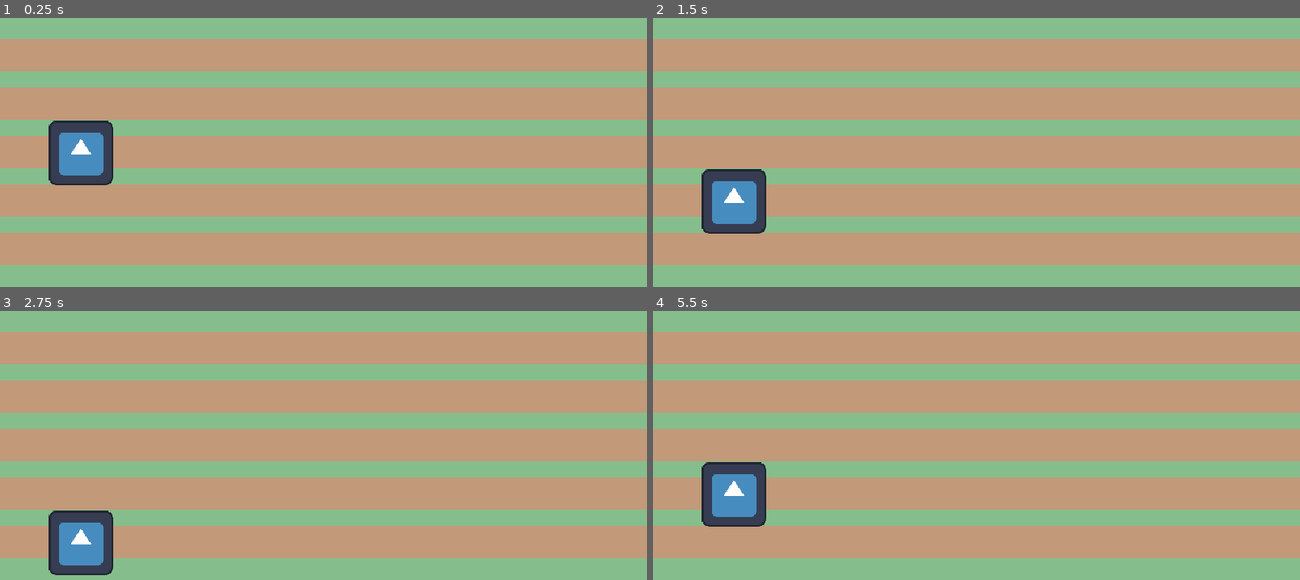
Above: before the commit, frames 1-4 (two rows, left to right).
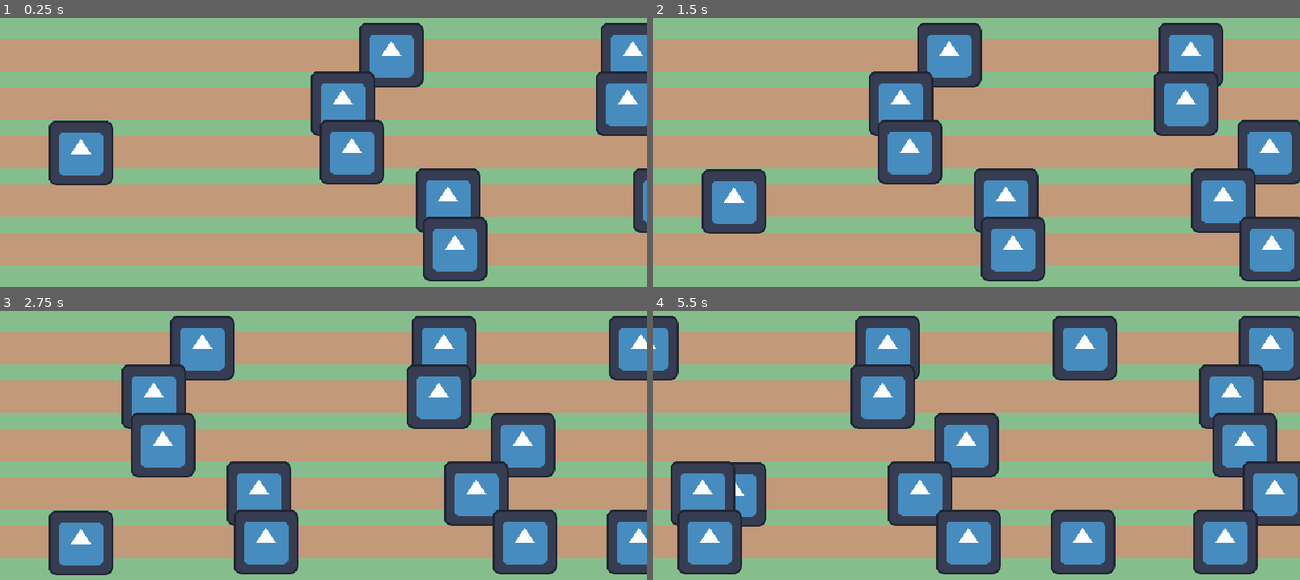
Above: after the commit, the same moments.

Repository: Overkane/CMC-game
Game: Godot game, scene res://scenes/levels/game_world.tscn
Two runs of this game, one before a commit and one after it. Both use one fixed random seed, a clock stepped at 60 frames per second and the inputs below. The engine's default icon, where the game draws it, is replaced by a stand-in: a white triangle on a blue panel in a dark square.
Inputs (mouse positions are in pixels of both pictures, inside the frame that each line leads up to):
- Up to frame 1 (0.25 s): no input
- Up to frame 2 (1.5 s): tap Enter at 0.5 s; move the mouse to (1118, 133) at 0.52 s; hold D (right) 0.53-1.25 s; hold Ctrl 0.53-1.25 s; click (1118, 133) at 0.67 s; drag from (847, 171) to (730, 200) at 1.27 s
- Up to frame 3 (2.75 s): move the mouse to (388, 364) at 2.02 s; hold D (right) from 2.03 s (still down); tap Z at 2.1 s
- Up to frame 4 (5.5 s): release D (right) at 2.75 s; drag from (944, 518) to (782, 391) at 2.77 s; move the mouse to (1170, 499) at 3.52 s; hold A (left) 3.53-4.25 s; tap Tab at 3.6 s; drag from (782, 391) to (730, 493) at 4.27 s; move the mouse to (1008, 445) at 5.02 s; hold Down (ui_down) from 5.03 s (still down); tap V at 5.1 s; click (1008, 445) at 5.17 s

The runs differ from the first frame. In frame 1, 14% of the frame differs, in the area x 48-100%, y 1-98%; in frame 2, 22%; in frame 3, 25%; in frame 4, 31%, in the area x 0-100%, y 1-98%.

Commit message:
Added basic biome generation

Diff:
--- /dev/null
+++ b/autoloads/game_constants.gd
@@ -0,0 +1,5 @@
+extends Node
+
+const NUMBER_OF_PATHES := 5
+const DISTANCE_BETWEEN_PATHES := 48 # TODO, depends on tile size
+const FIRST_PATH_Y_COORD := 96.0 # TODO, shouldn't be hardcoded
--- a/project.godot
+++ b/project.godot
@@ -33,6 +33,10 @@
 boot_splash/use_filter=false
 config/icon="uid://ctenb3f0cwdsr"
 boot_splash/minimum_display_time=300
+
+[autoload]
+
+GameConstants="*res://autoloads/game_constants.gd"
 
 [debug]
 
--- /dev/null
+++ b/resources/biome_entity/biome_bonuses/biome_bonus.gd
@@ -0,0 +1,2 @@
+extends BiomeEntity
+class_name BiomeBonus
--- /dev/null
+++ b/resources/biome_entity/biome_enemies/biome_enemy.gd
@@ -0,0 +1,2 @@
+extends BiomeEntity
+class_name BiomeEnemy
--- /dev/null
+++ b/resources/biome_entity/biome_enemies/skeleton.tres
@@ -0,0 +1,9 @@
+[gd_resource type="Resource" script_class="BiomeEnemy" load_steps=3 format=3 uid="uid://b7wb22e34cdqi"]
+
+[ext_resource type="Script" uid="uid://b2xccu6kwv00o" path="res://resources/biome_entity/biome_enemies/biome_enemy.gd" id="1_cvmqo"]
+[ext_resource type="Texture2D" uid="uid://ctenb3f0cwdsr" path="res://icon.svg" id="2_vpqdf"]
+
+[resource]
+script = ExtResource("1_cvmqo")
+sprite = ExtResource("2_vpqdf")
+metadata/_custom_type_script = "uid://b2xccu6kwv00o"
--- /dev/null
+++ b/resources/biome_entity/biome_entity.gd
@@ -0,0 +1,4 @@
+extends Resource
+class_name BiomeEntity
+
+@export var sprite: Texture2D
--- /dev/null
+++ b/resources/biome_entity/biome_obstacles/biome_obstacle.gd
@@ -0,0 +1,2 @@
+extends BiomeEntity
+class_name BiomeObstacle
--- a/resources/biomes/biome.gd
+++ b/resources/biomes/biome.gd
@@ -4,4 +4,28 @@
 enum BiomeType { FOREST, DESERT, SNOW }
 
 @export var biomeType: BiomeType
-@export var numberOfChunks: int = 4
+@export var numberOfChunks := 4
+@export var boss: BiomeEnemy
+@export var enemyList: Array[BiomeEnemy]
+@export var bonusList: Array[BiomeBonus]
+@export var obstacleList: Array[BiomeObstacle]
+@export var numberOfEnemies := 4
+@export var numberOfBonuses := 4
+@export var numberOfObstacles := 4
+
+
+func generateBiome() -> Array[BiomeEntity]:
+	var generatedBiome: Array[BiomeEntity]
+
+	if not enemyList.is_empty():
+		for i in numberOfEnemies:
+			generatedBiome.append(enemyList.pick_random())
+	if not bonusList.is_empty():
+		for i in numberOfBonuses:
+			generatedBiome.append(bonusList.pick_random())
+	if not obstacleList.is_empty():
+		for i in numberOfObstacles:
+			generatedBiome.append(obstacleList.pick_random())
+
+	generatedBiome.shuffle()
+	return generatedBiome
--- a/resources/biomes/desert_biome.tres
+++ b/resources/biomes/desert_biome.tres
@@ -1,9 +1,20 @@
-[gd_resource type="Resource" script_class="Biome" load_steps=2 format=3 uid="uid://borv82a02dcop"]
+[gd_resource type="Resource" script_class="Biome" load_steps=6 format=3 uid="uid://borv82a02dcop"]
 
 [ext_resource type="Script" uid="uid://d2ek2lhs3uda8" path="res://resources/biomes/biome.gd" id="1_ft773"]
+[ext_resource type="Script" uid="uid://d10vaqoc62jaf" path="res://resources/biome_entity/biome_bonuses/biome_bonus.gd" id="1_o6eln"]
+[ext_resource type="Script" uid="uid://b2xccu6kwv00o" path="res://resources/biome_entity/biome_enemies/biome_enemy.gd" id="2_7nug8"]
+[ext_resource type="Resource" uid="uid://b7wb22e34cdqi" path="res://resources/biome_entity/biome_enemies/skeleton.tres" id="3_dm6iy"]
+[ext_resource type="Script" uid="uid://cx5rm5tkpr7hh" path="res://resources/biome_entity/biome_obstacles/biome_obstacle.gd" id="4_e3ggg"]
 
 [resource]
 script = ExtResource("1_ft773")
 biomeType = 1
 numberOfChunks = 4
+boss = ExtResource("3_dm6iy")
+enemyList = Array[ExtResource("2_7nug8")]([ExtResource("3_dm6iy")])
+bonusList = Array[ExtResource("1_o6eln")]([])
+obstacleList = Array[ExtResource("4_e3ggg")]([])
+numberOfEnemies = 8
+numberOfBonuses = 8
+numberOfObstacles = 8
 metadata/_custom_type_script = "uid://d2ek2lhs3uda8"
--- a/resources/biomes/forest_biome.tres
+++ b/resources/biomes/forest_biome.tres
@@ -1,7 +1,20 @@
-[gd_resource type="Resource" script_class="BiomeInfo" load_steps=2 format=3 uid="uid://dt0y4n4l4vp2p"]
+[gd_resource type="Resource" script_class="Biome" load_steps=6 format=3 uid="uid://dt0y4n4l4vp2p"]
 
-[ext_resource type="Script" uid="uid://d2ek2lhs3uda8" path="res://resources/biomes/biome.gd" id="1_3veeb"]
+[ext_resource type="Script" uid="uid://d10vaqoc62jaf" path="res://resources/biome_entity/biome_bonuses/biome_bonus.gd" id="1_pgsk4"]
+[ext_resource type="Script" uid="uid://b2xccu6kwv00o" path="res://resources/biome_entity/biome_enemies/biome_enemy.gd" id="2_ucqm8"]
+[ext_resource type="Resource" uid="uid://b7wb22e34cdqi" path="res://resources/biome_entity/biome_enemies/skeleton.tres" id="3_c1n6f"]
+[ext_resource type="Script" uid="uid://cx5rm5tkpr7hh" path="res://resources/biome_entity/biome_obstacles/biome_obstacle.gd" id="4_5yvjx"]
+[ext_resource type="Script" uid="uid://d2ek2lhs3uda8" path="res://resources/biomes/biome.gd" id="5_f4emr"]
 
 [resource]
-script = ExtResource("1_3veeb")
+script = ExtResource("5_f4emr")
+biomeType = 0
+numberOfChunks = 4
+boss = ExtResource("3_c1n6f")
+enemyList = Array[ExtResource("2_ucqm8")]([ExtResource("3_c1n6f")])
+bonusList = Array[ExtResource("1_pgsk4")]([])
+obstacleList = Array[ExtResource("4_5yvjx")]([])
+numberOfEnemies = 8
+numberOfBonuses = 8
+numberOfObstacles = 8
 metadata/_custom_type_script = "uid://d2ek2lhs3uda8"
--- a/resources/biomes/snow_biome.tres
+++ b/resources/biomes/snow_biome.tres
@@ -1,9 +1,20 @@
-[gd_resource type="Resource" script_class="Biome" load_steps=2 format=3 uid="uid://btu8p2uaqgmik"]
+[gd_resource type="Resource" script_class="Biome" load_steps=6 format=3 uid="uid://btu8p2uaqgmik"]
 
+[ext_resource type="Script" uid="uid://d10vaqoc62jaf" path="res://resources/biome_entity/biome_bonuses/biome_bonus.gd" id="1_cabl0"]
 [ext_resource type="Script" uid="uid://d2ek2lhs3uda8" path="res://resources/biomes/biome.gd" id="1_xxwf7"]
+[ext_resource type="Script" uid="uid://b2xccu6kwv00o" path="res://resources/biome_entity/biome_enemies/biome_enemy.gd" id="2_xehji"]
+[ext_resource type="Resource" uid="uid://b7wb22e34cdqi" path="res://resources/biome_entity/biome_enemies/skeleton.tres" id="3_mhryn"]
+[ext_resource type="Script" uid="uid://cx5rm5tkpr7hh" path="res://resources/biome_entity/biome_obstacles/biome_obstacle.gd" id="4_36kbx"]
 
 [resource]
 script = ExtResource("1_xxwf7")
 biomeType = 2
 numberOfChunks = 4
+boss = ExtResource("3_mhryn")
+enemyList = Array[ExtResource("2_xehji")]([ExtResource("3_mhryn")])
+bonusList = Array[ExtResource("1_cabl0")]([])
+obstacleList = Array[ExtResource("4_36kbx")]([])
+numberOfEnemies = 8
+numberOfBonuses = 8
+numberOfObstacles = 8
 metadata/_custom_type_script = "uid://d2ek2lhs3uda8"
--- /dev/null
+++ b/scenes/biome_entity_scene/biome_entity_scene.gd
@@ -0,0 +1,5 @@
+extends Area2D
+
+func setup(biomeEntity: BiomeEntity, biomeEntityPosition: Vector2) -> void:
+	$Sprite2D.texture = biomeEntity.sprite
+	global_position = biomeEntityPosition
--- /dev/null
+++ b/scenes/biome_entity_scene/biome_entity_scene.tscn
@@ -0,0 +1,18 @@
+[gd_scene load_steps=3 format=3 uid="uid://ba8x644jj4hqk"]
+
+[ext_resource type="Script" uid="uid://d17uxejf11ghl" path="res://scenes/biome_entity_scene/biome_entity_scene.gd" id="1_0uh0p"]
+
+[sub_resource type="RectangleShape2D" id="RectangleShape2D_b87e6"]
+size = Vector2(16, 16)
+
+[node name="BiomeEntityScene" type="Area2D"]
+collision_layer = 2
+collision_mask = 0
+monitoring = false
+script = ExtResource("1_0uh0p")
+
+[node name="CollisionShape2D" type="CollisionShape2D" parent="."]
+shape = SubResource("RectangleShape2D_b87e6")
+
+[node name="Sprite2D" type="Sprite2D" parent="."]
+scale = Vector2(0.5, 0.5)
--- a/scenes/levels/game_world.gd
+++ b/scenes/levels/game_world.gd
@@ -1,5 +1,9 @@
 extends Node
 
+const _INITIAL_PATH_OFFSET := 200.0
+const _END_PATH_OFFSET := 150.0
+const _MINIMAL_DISTANCE_BETWEEN_BIOME_ENTITIES := 100.0
+const _BIOME_ENTITY_SCENE: PackedScene = preload("res://scenes/biome_entity_scene/biome_entity_scene.tscn")
 const _BIOMES: Array[Biome] = [
 	preload("res://resources/biomes/forest_biome.tres"),
 	preload("res://resources/biomes/desert_biome.tres"),
@@ -10,16 +14,54 @@
 
 
 func _ready() -> void:
-	_generateRoads()
+	_generateBiomes()
 
 
-func _generateRoads() -> void:
-	var currentChunk := 0
+func _generateBiomes() -> void:
+	var horizontalSizePerChunk := _roadTileMapLayer.get_viewport_rect().size.x
+	var biomeDistanceShift := 0
 
-	for biome in _BIOMES:
+	for biome in _BIOMES: # Biome shift X
+		# Tile generation
 		var biomeTilePattern: TileMapPattern = _roadTileMapLayer.tile_set.get_pattern(biome.biomeType)
 
 		for i in biome.numberOfChunks:
-			currentChunk += 1
-			var patternPosition := Vector2(currentChunk * _roadTileMapLayer.get_viewport_rect().size.x, 0)
+			var patternPosition := Vector2(i * horizontalSizePerChunk + biomeDistanceShift, 0)
 			_roadTileMapLayer.set_pattern(_roadTileMapLayer.local_to_map(patternPosition), biomeTilePattern)
+
+		# Interactibles generation
+		var fullBiomeDistance := horizontalSizePerChunk * biome.numberOfChunks
+		for i in GameConstants.NUMBER_OF_PATHES:
+			var generatedBiome: Array[BiomeEntity] = biome.generateBiome()
+
+			var addOffset := true # TODO, offset should be only for the first biome
+			var biomeEntityPosition := Vector2(biomeDistanceShift, GameConstants.FIRST_PATH_Y_COORD + i * GameConstants.DISTANCE_BETWEEN_PATHES)
+			var biomeDistanceToSpawnEntities := fullBiomeDistance - _END_PATH_OFFSET
+
+			if addOffset:
+				biomeDistanceToSpawnEntities -= _INITIAL_PATH_OFFSET
+				biomeEntityPosition.x += _INITIAL_PATH_OFFSET
+				addOffset = false
+
+			var distanceForOneEntity := biomeDistanceToSpawnEntities / generatedBiome.size()
+			if distanceForOneEntity < _MINIMAL_DISTANCE_BETWEEN_BIOME_ENTITIES:
+				push_error("Distance for 1 entity is less than minimal distance.")
+
+			var distanceRemainder := 0.0
+			for biomeEntity in generatedBiome:
+				var positionChange := randf_range(_MINIMAL_DISTANCE_BETWEEN_BIOME_ENTITIES, distanceForOneEntity + distanceRemainder)
+				biomeEntityPosition.x += positionChange
+
+				var biomeEntityObject := _BIOME_ENTITY_SCENE.instantiate()
+				biomeEntityObject.setup(biomeEntity, biomeEntityPosition)
+				add_child(biomeEntityObject)
+
+				distanceRemainder = distanceForOneEntity + distanceRemainder - positionChange
+
+			# Spawn boss
+			var bossPosition := Vector2(fullBiomeDistance + biomeDistanceShift, biomeEntityPosition.y)
+			var biomeEntityObject := _BIOME_ENTITY_SCENE.instantiate()
+			biomeEntityObject.setup(biome.boss, bossPosition)
+			add_child(biomeEntityObject)
+
+		biomeDistanceShift += fullBiomeDistance
--- a/scenes/player/player.gd
+++ b/scenes/player/player.gd
@@ -3,12 +3,10 @@
 const _MIN_SPEED = 50.0
 const _MAX_SPEED = _MIN_SPEED * 2
 const _INITIAL_SPEED = (_MIN_SPEED + _MAX_SPEED) / 2.0
-const _DISTANCE_BETWEEN_PATHS = 48 # TODO, depends on tile size
-const _MAX_PATHS_NUMBER = 5
 
 var _currentSpeed := _INITIAL_SPEED
 @warning_ignore("narrowing_conversion")
-var _currentPathNumber: int = round(_MAX_PATHS_NUMBER / 2.0)
+var _currentPathNumber: int = round(GameConstants.NUMBER_OF_PATHES / 2.0)
 
 
 func _physics_process(delta: float) -> void:
@@ -20,7 +18,7 @@
 	if Input.is_action_just_pressed("left") and _currentPathNumber > 1:
 		verticalVector = Vector2.UP
 		_currentPathNumber -= 1
-	elif Input.is_action_just_pressed("right") and _currentPathNumber < _MAX_PATHS_NUMBER:
+	elif Input.is_action_just_pressed("right") and _currentPathNumber < GameConstants.NUMBER_OF_PATHES:
 		verticalVector = Vector2.DOWN
 		_currentPathNumber += 1
-	global_position += verticalVector * _DISTANCE_BETWEEN_PATHS
+	global_position += verticalVector * GameConstants.DISTANCE_BETWEEN_PATHES
Not shown, added: autoloads/game_constants.gd.uid
Not shown, added: resources/biome_entity/biome_bonuses/biome_bonus.gd.uid
Not shown, added: resources/biome_entity/biome_enemies/biome_enemy.gd.uid
Not shown, added: resources/biome_entity/biome_entity.gd.uid
Not shown, added: resources/biome_entity/biome_obstacles/biome_obstacle.gd.uid
Not shown, added: scenes/biome_entity_scene/biome_entity_scene.gd.uid
